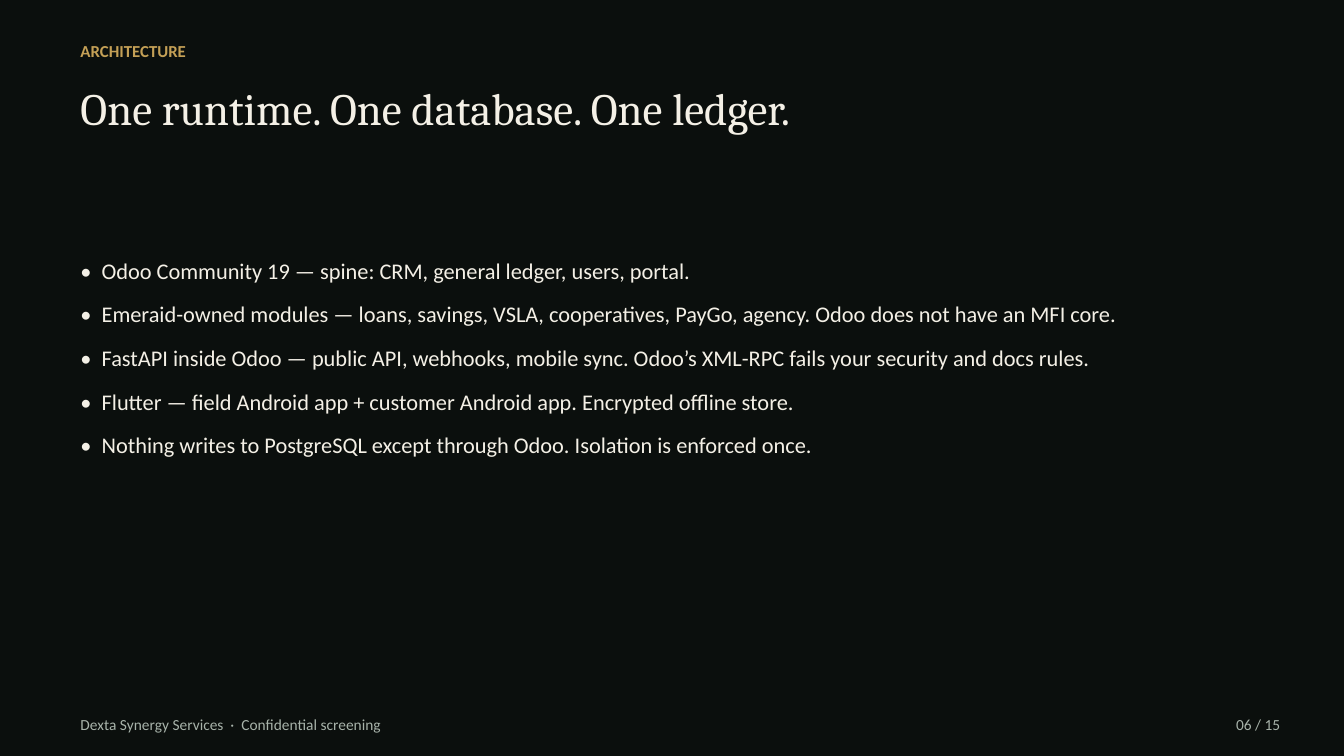
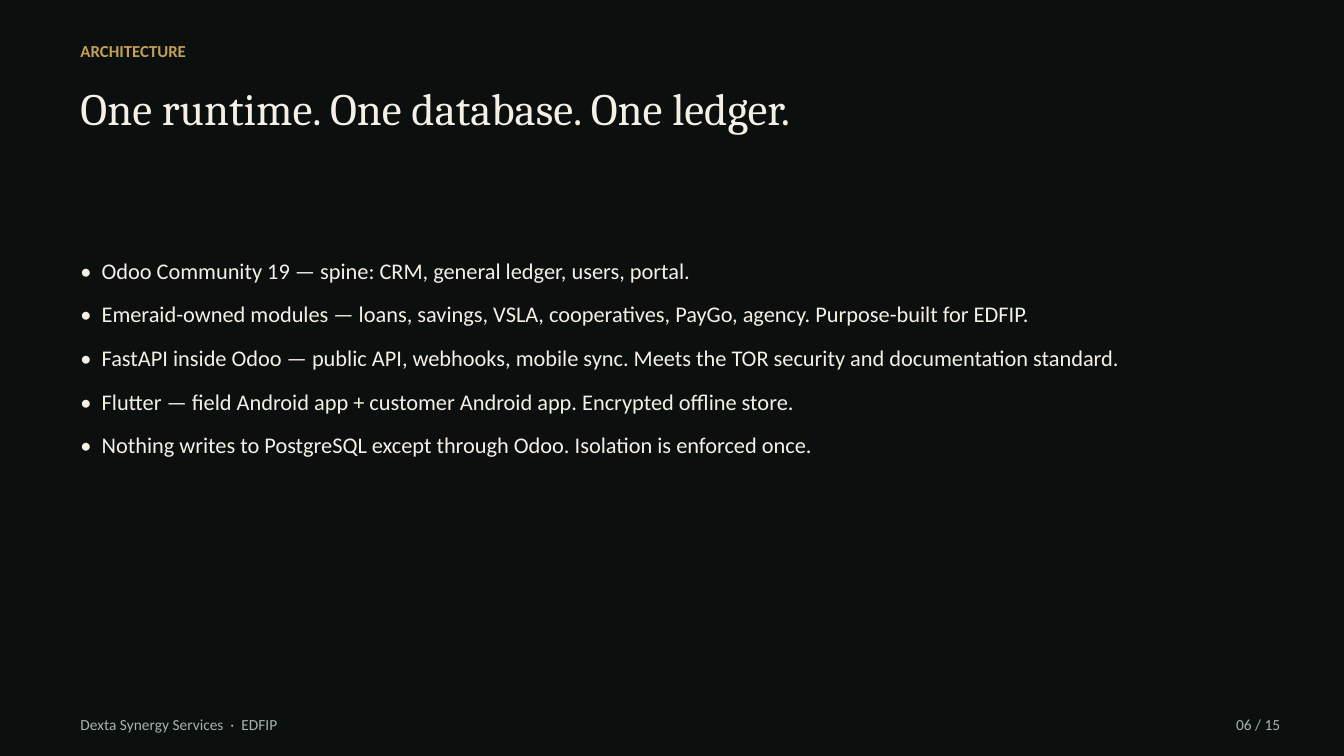
Before and after one commit to hanson1997/test, a slide deck: slide 6 of edfip-screening/EDFIP_Screening_Dexta.pptx. Drawn at 1344x756 pixels with LibreOffice and Linux fonts; fonts in the diff are those of the drawing. Boxes give left, top, right and bottom in pixels: in the first picture for what was removed or moved away, otherwise in the second. Text is boxed around its words. In the diff, an @@ line names an element or a change of style, - is before the commit and + after.

```diff
--- a/edfip-screening/EDFIP_Screening_Dexta.pptx
+++ b/edfip-screening/EDFIP_Screening_Dexta.pptx
@@ text at (102,306,1118,370): text changed @@
-• Emeraid-owned modules — loans, savings, VSLA, cooperatives, PayGo, agency. Odoo does not have an MFI core.
-• FastAPI inside Odoo — public API, webhooks, mobile sync. Odoo’s XML-RPC fails your security and docs rules.
+• Emeraid-owned modules — loans, savings, VSLA, cooperatives, PayGo, agency. Purpose-built for EDFIP.
+• FastAPI inside Odoo — public API, webhooks, mobile sync. Meets the TOR security and documentation standard.
@@ text at (80,719,277,733): text changed @@
-Dexta Synergy Services · Confidential screening
+Dexta Synergy Services · EDFIP
```
Also in this commit, not shown: 14 other slides changed, 4 other files.
